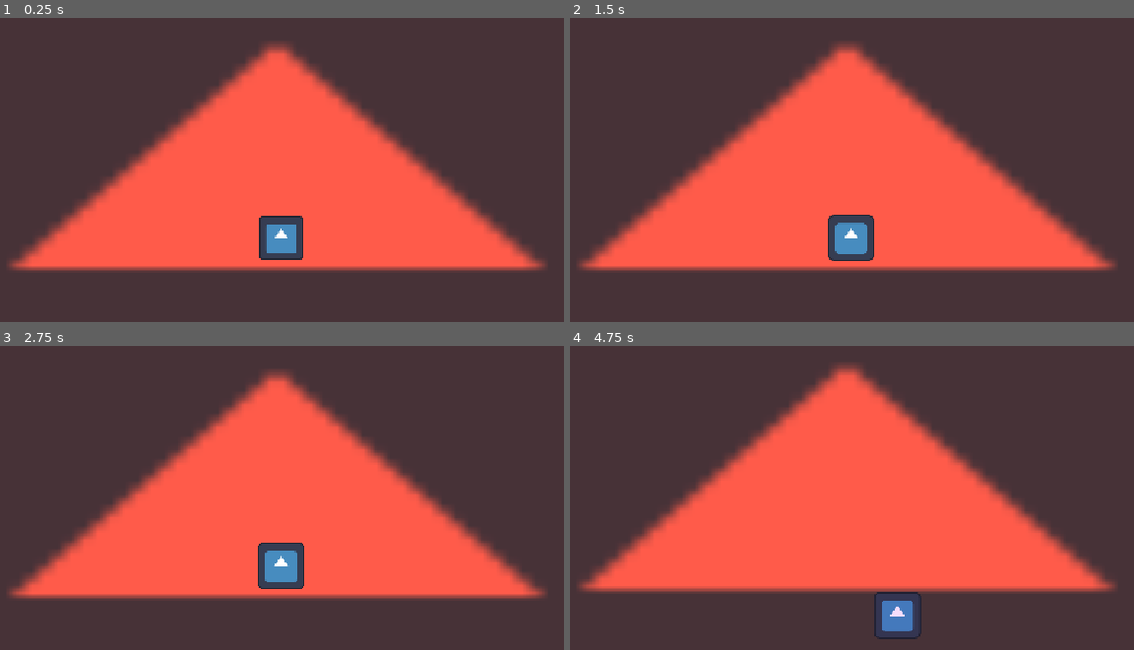
Above: before the commit, frames 1-4 (two rows, left to right).
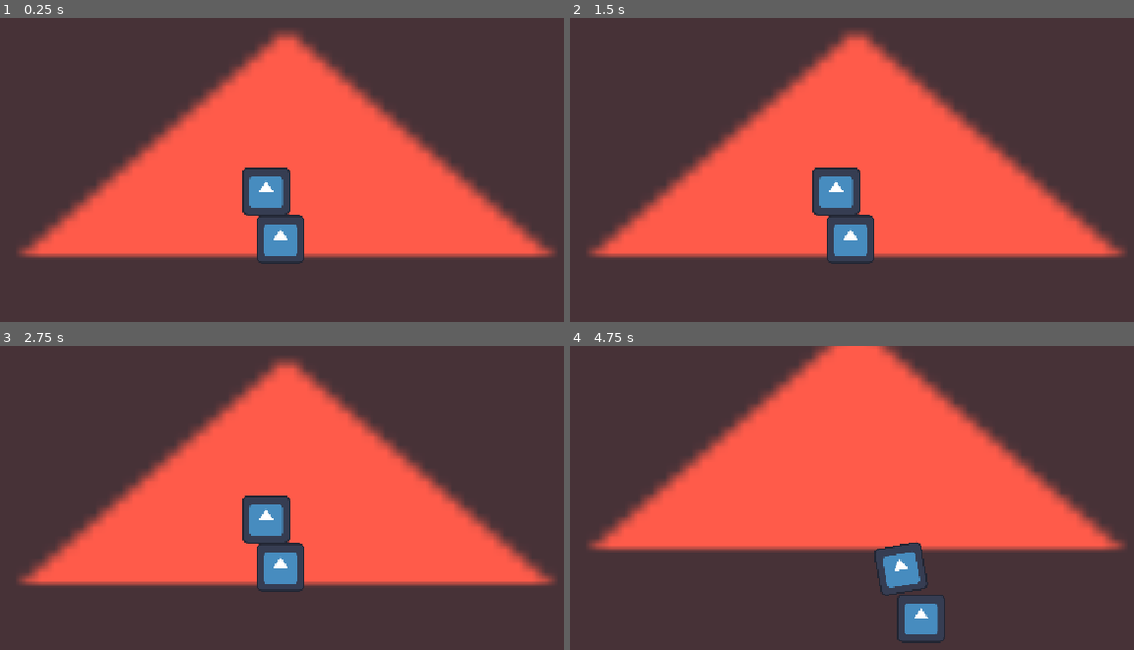
Above: after the commit, the same moments.

Repository: MBerkayY33/Gaypcan
Game: Godot game, scene res://Scenes/world.tscn
Same seed, same stepped clock (60 frames per second), same inputs: the game is played once before the commit and once after it. The engine's default icon, where the game draws it, is replaced by a stand-in: a white triangle on a blue panel in a dark square.
Inputs:
- Up to frame 1 (0.25 s): no input
- Up to frame 2 (1.5 s): no input
- Up to frame 3 (2.75 s): tap Enter at 2 s
- Up to frame 4 (4.75 s): tap Space at 2.75 s

The runs differ from the first frame. In frame 1, 15% of the frame differs, in the area x 1-99%, y 3-84%; in frame 2, 15%; in frame 3, 15%; in frame 4, 30%, in the area x 1-99%, y 0-98%.

Commit message:
Bodypart Düzeni
Karakter birbirine bağlanabilir vücut parçalarından oluşacak şekilde ayarlandı. Vücut parçaları karakterin hareketleriyle beraber uyumlu hareket ediyor

Diff:
--- /dev/null
+++ b/Scenes/body_part.tscn
@@ -0,0 +1,84 @@
+[gd_scene format=3 uid="uid://clwtp6g4utiox"]
+
+[ext_resource type="Texture2D" uid="uid://nta6qhwrpy7p" path="res://Assests/icon.svg" id="1_flqu8"]
+[ext_resource type="Script" uid="uid://d1xajenok73jy" path="res://Scripts/Core/body_part.gd" id="2_script"]
+
+[sub_resource type="RectangleShape2D" id="RectangleShape2D_body"]
+size = Vector2(70, 70)
+
+[node name="BodyPart" type="RigidBody2D" unique_id=1913924471]
+gravity_scale = 0.0
+script = ExtResource("2_script")
+
+[node name="Sprite2D" type="Sprite2D" parent="." unique_id=52247722]
+scale = Vector2(0.55, 0.55)
+texture = ExtResource("1_flqu8")
+
+[node name="CollisionShape2D" type="CollisionShape2D" parent="." unique_id=1026719464]
+shape = SubResource("RectangleShape2D_body")
+
+[node name="Joints" type="Node2D" parent="." unique_id=982682196]
+
+[node name="Top_1" type="PinJoint2D" parent="Joints" unique_id=1508301444]
+position = Vector2(-21, -35)
+node_a = NodePath("../..")
+
+[node name="Top_2" type="PinJoint2D" parent="Joints" unique_id=393550254]
+position = Vector2(-7, -35)
+node_a = NodePath("../..")
+
+[node name="Top_3" type="PinJoint2D" parent="Joints" unique_id=2023220476]
+position = Vector2(7, -35)
+node_a = NodePath("../..")
+
+[node name="Top_4" type="PinJoint2D" parent="Joints" unique_id=1451020959]
+position = Vector2(21, -35)
+node_a = NodePath("../..")
+
+[node name="Bottom_1" type="PinJoint2D" parent="Joints" unique_id=82206106]
+position = Vector2(-21, 35)
+node_a = NodePath("../..")
+
+[node name="Bottom_2" type="PinJoint2D" parent="Joints" unique_id=237089777]
+position = Vector2(-7, 35)
+node_a = NodePath("../..")
+
+[node name="Bottom_3" type="PinJoint2D" parent="Joints" unique_id=1100520821]
+position = Vector2(7, 35)
+node_a = NodePath("../..")
+
+[node name="Bottom_4" type="PinJoint2D" parent="Joints" unique_id=1168853322]
+position = Vector2(21, 35)
+node_a = NodePath("../..")
+
+[node name="Left_1" type="PinJoint2D" parent="Joints" unique_id=1377166040]
+position = Vector2(-35, -21)
+node_a = NodePath("../..")
+
+[node name="Left_2" type="PinJoint2D" parent="Joints" unique_id=898607790]
+position = Vector2(-35, -7)
+node_a = NodePath("../..")
+
+[node name="Left_3" type="PinJoint2D" parent="Joints" unique_id=258514249]
+position = Vector2(-35, 7)
+node_a = NodePath("../..")
+
+[node name="Left_4" type="PinJoint2D" parent="Joints" unique_id=265715466]
+position = Vector2(-35, 21)
+node_a = NodePath("../..")
+
+[node name="Right_1" type="PinJoint2D" parent="Joints" unique_id=1985283140]
+position = Vector2(35, -21)
+node_a = NodePath("../..")
+
+[node name="Right_2" type="PinJoint2D" parent="Joints" unique_id=331668886]
+position = Vector2(35, -7)
+node_a = NodePath("../..")
+
+[node name="Right_3" type="PinJoint2D" parent="Joints" unique_id=1466049191]
+position = Vector2(35, 7)
+node_a = NodePath("../..")
+
+[node name="Right_4" type="PinJoint2D" parent="Joints" unique_id=1097464511]
+position = Vector2(35, 21)
+node_a = NodePath("../..")
--- a/Scenes/gaypcan.tscn
+++ b/Scenes/gaypcan.tscn
@@ -1,39 +1,15 @@
 [gd_scene format=3 uid="uid://c7yghprryti1q"]
 
-[ext_resource type="Script" uid="uid://cfu36f7gstsr6" path="res://Scripts/Gaypcan/gaypcan.gd" id="1_script"]
-[ext_resource type="Texture2D" uid="uid://nta6qhwrpy7p" path="res://Assests/icon.svg" id="2_icon"]
+[ext_resource type="Script" uid="uid://cfu36f7gstsr6" path="res://Scripts/Gaypcan/gaypcan.gd" id="1_ywcne"]
+[ext_resource type="PackedScene" uid="uid://clwtp6g4utiox" path="res://Scenes/body_part.tscn" id="2_ys7nj"]
 [ext_resource type="Script" uid="uid://drrjusv4bd5to" path="res://Scripts/Gaypcan/states/idle_state.gd" id="3_idle"]
 [ext_resource type="Script" uid="uid://bxo0cw8v38rwe" path="res://Scripts/Gaypcan/states/walk_state.gd" id="4_walk"]
 
-[sub_resource type="CircleShape2D" id="CircleShape2D_1"]
-radius = 16.0
+[sub_resource type="RectangleShape2D" id="RectangleShape2D_yf5fn"]
+size = Vector2(63.51, 20)
 
 [sub_resource type="Animation" id="Animation_ys7nj"]
 length = 0.001
-tracks/0/type = "value"
-tracks/0/imported = false
-tracks/0/enabled = true
-tracks/0/path = NodePath("Sprite2D:scale")
-tracks/0/interp = 1
-tracks/0/loop_wrap = true
-tracks/0/keys = {
-"times": PackedFloat32Array(0),
-"transitions": PackedFloat32Array(1),
-"update": 0,
-"values": [Vector2(0.5, 0.5)]
-}
-tracks/1/type = "value"
-tracks/1/imported = false
-tracks/1/enabled = true
-tracks/1/path = NodePath("Sprite2D:modulate")
-tracks/1/interp = 1
-tracks/1/loop_wrap = true
-tracks/1/keys = {
-"times": PackedFloat32Array(0),
-"transitions": PackedFloat32Array(1),
-"update": 0,
-"values": [Color(1, 1, 1, 1)]
-}
 
 [sub_resource type="Animation" id="Animation_ywcne"]
 resource_name = "idle"
@@ -44,46 +20,10 @@
 "name": &"new_marker_2",
 "time": -1.3666667
 }]
-tracks/0/type = "value"
-tracks/0/imported = false
-tracks/0/enabled = true
-tracks/0/path = NodePath("Sprite2D:scale")
-tracks/0/interp = 1
-tracks/0/loop_wrap = true
-tracks/0/keys = {
-"times": PackedFloat32Array(0, 1),
-"transitions": PackedFloat32Array(1, 1),
-"update": 0,
-"values": [Vector2(0.5, 0.5), Vector2(0.5546875, 0.546875)]
-}
 
 [sub_resource type="Animation" id="Animation_rxur6"]
 resource_name = "walk"
 loop_mode = 1
-tracks/0/type = "value"
-tracks/0/imported = false
-tracks/0/enabled = true
-tracks/0/path = NodePath("Sprite2D:scale")
-tracks/0/interp = 1
-tracks/0/loop_wrap = true
-tracks/0/keys = {
-"times": PackedFloat32Array(0, 0.5),
-"transitions": PackedFloat32Array(1, 1),
-"update": 0,
-"values": [Vector2(0.5, 0.5), Vector2(0.62890625, 0.609375)]
-}
-tracks/1/type = "value"
-tracks/1/imported = false
-tracks/1/enabled = true
-tracks/1/path = NodePath("Sprite2D:modulate")
-tracks/1/interp = 1
-tracks/1/loop_wrap = true
-tracks/1/keys = {
-"times": PackedFloat32Array(0, 0.51),
-"transitions": PackedFloat32Array(1, 1),
-"update": 0,
-"values": [Color(1, 1, 1, 1), Color(0.86634344, 0.5095874, 0.93648887, 1)]
-}
 
 [sub_resource type="AnimationLibrary" id="AnimationLibrary_ys7nj"]
 _data = {
@@ -119,15 +59,15 @@
 graph_offset = Vector2(-87.816216, 0)
 
 [node name="Gaypcan" type="CharacterBody2D" unique_id=1344987193]
-script = ExtResource("1_script")
+script = ExtResource("1_ywcne")
+walk_speed = 100.0
 
-[node name="Sprite2D" type="Sprite2D" parent="." unique_id=956760423]
-position = Vector2(1, -2)
-scale = Vector2(0.5, 0.5)
-texture = ExtResource("2_icon")
+[node name="CevreKontrol" type="Node2D" parent="." unique_id=1174661716]
+visible = false
 
-[node name="CollisionShape2D" type="CollisionShape2D" parent="." unique_id=1100029131]
-shape = SubResource("CircleShape2D_1")
+[node name="ZeminKontrol" type="ShapeCast2D" parent="CevreKontrol" unique_id=139933779]
+shape = SubResource("RectangleShape2D_yf5fn")
+target_position = Vector2(1, 41)
 
 [node name="AnimationPlayer" type="AnimationPlayer" parent="." unique_id=1593886793]
 libraries/ = SubResource("AnimationLibrary_ys7nj")
@@ -136,13 +76,22 @@
 tree_root = SubResource("AnimationNodeStateMachine_pwnhl")
 anim_player = NodePath("../AnimationPlayer")
 
-[node name="Idle" type="Node" parent="." unique_id=1999822608]
-script = ExtResource("3_idle")
-
-[node name="Walk" type="Node" parent="." unique_id=618731249]
-script = ExtResource("4_walk")
-
 [node name="Camera2D" type="Camera2D" parent="." unique_id=1413804993]
 position_smoothing_enabled = true
 drag_horizontal_enabled = true
 drag_vertical_enabled = true
+
+[node name="Govde" parent="." unique_id=388394541 instance=ExtResource("2_ys7nj")]
+freeze = true
+top_1 = NodePath("../Kol")
+
+[node name="Kol" parent="." unique_id=453475103 instance=ExtResource("2_ys7nj")]
+position = Vector2(-21, -70)
+
+[node name="States" type="Node" parent="." unique_id=1455359361]
+
+[node name="Idle" type="Node" parent="States" unique_id=1999822608]
+script = ExtResource("3_idle")
+
+[node name="Walk" type="Node" parent="States" unique_id=618731249]
+script = ExtResource("4_walk")
--- a/Scenes/world.tscn
+++ b/Scenes/world.tscn
@@ -12,4 +12,4 @@
 texture = ExtResource("2_go701")
 
 [node name="Gaypcan" parent="." unique_id=1344987193 instance=ExtResource("1_a02cp")]
-position = Vector2(570, 298)
+position = Vector2(556, 317)
--- /dev/null
+++ b/Scripts/Core/body_part.gd
@@ -0,0 +1,247 @@
+@tool
+extends RigidBody2D
+
+## Modüler Vücut Parçası — 16 Bağlantı Noktalı Fiziksel Parça
+## Her kenarında 4 adet eklem (PinJoint2D) bulunur.
+## Inspector'dan hedef parçaları atayarak fiziksel bağlantı kurabilirsiniz.
+## Editable Children açmanıza gerek yoktur.
+
+# ==========================================
+# TOP CONNECTIONS
+# ==========================================
+@export_group("Top Connections")
+
+@export var top_1: NodePath:
+	set(v):
+		top_1 = v
+		_update_joint("Top_1", v)
+
+@export var top_2: NodePath:
+	set(v):
+		top_2 = v
+		_update_joint("Top_2", v)
+
+@export var top_3: NodePath:
+	set(v):
+		top_3 = v
+		_update_joint("Top_3", v)
+
+@export var top_4: NodePath:
+	set(v):
+		top_4 = v
+		_update_joint("Top_4", v)
+
+# ==========================================
+# BOTTOM CONNECTIONS
+# ==========================================
+@export_group("Bottom Connections")
+
+@export var bottom_1: NodePath:
+	set(v):
+		bottom_1 = v
+		_update_joint("Bottom_1", v)
+
+@export var bottom_2: NodePath:
+	set(v):
+		bottom_2 = v
+		_update_joint("Bottom_2", v)
+
+@export var bottom_3: NodePath:
+	set(v):
+		bottom_3 = v
+		_update_joint("Bottom_3", v)
+
+@export var bottom_4: NodePath:
+	set(v):
+		bottom_4 = v
+		_update_joint("Bottom_4", v)
+
+# ==========================================
+# LEFT CONNECTIONS
+# ==========================================
+@export_group("Left Connections")
+
+@export var left_1: NodePath:
+	set(v):
+		left_1 = v
+		_update_joint("Left_1", v)
+
+@export var left_2: NodePath:
+	set(v):
+		left_2 = v
+		_update_joint("Left_2", v)
+
+@export var left_3: NodePath:
+	set(v):
+		left_3 = v
+		_update_joint("Left_3", v)
+
+@export var left_4: NodePath:
+	set(v):
+		left_4 = v
+		_update_joint("Left_4", v)
+
+# ==========================================
+# RIGHT CONNECTIONS
+# ==========================================
+@export_group("Right Connections")
+
+@export var right_1: NodePath:
+	set(v):
+		right_1 = v
+		_update_joint("Right_1", v)
+
+@export var right_2: NodePath:
+	set(v):
+		right_2 = v
+		_update_joint("Right_2", v)
+
+@export var right_3: NodePath:
+	set(v):
+		right_3 = v
+		_update_joint("Right_3", v)
+
+@export var right_4: NodePath:
+	set(v):
+		right_4 = v
+		_update_joint("Right_4", v)
+
+
+# ==========================================
+# YAŞAM DÖNGÜSÜ
+# ==========================================
+
+func _ready() -> void:
+	# Eğer oyun çalışıyorsa ve bu parça hareketli bir uzuv ise (Gövde değilse)
+	if not Engine.is_editor_hint():
+		if not freeze:
+			var g_pos = global_position
+			var g_rot = global_rotation
+			top_level = true # Ebeveynin hareketini kopyalama, fizikle sürüklen!
+			global_position = g_pos
+			global_rotation = g_rot
+			can_sleep = false # Hareketsizken uyku moduna geçip donmasını engelle
+
+	# Tüm düğümler sahneye eklendikten sonra bağlantıları kur
+	call_deferred("_apply_all_joints")
+
+
+func _apply_all_joints() -> void:
+	_update_joint("Top_1", top_1)
+	_update_joint("Top_2", top_2)
+	_update_joint("Top_3", top_3)
+	_update_joint("Top_4", top_4)
+	_update_joint("Bottom_1", bottom_1)
+	_update_joint("Bottom_2", bottom_2)
+	_update_joint("Bottom_3", bottom_3)
+	_update_joint("Bottom_4", bottom_4)
+	_update_joint("Left_1", left_1)
+	_update_joint("Left_2", left_2)
+	_update_joint("Left_3", left_3)
+	_update_joint("Left_4", left_4)
+	_update_joint("Right_1", right_1)
+	_update_joint("Right_2", right_2)
+	_update_joint("Right_3", right_3)
+	_update_joint("Right_4", right_4)
+
+
+# ==========================================
+# EKLEM GÜNCELLEME
+# ==========================================
+
+## Inspector'dan atanan NodePath'i alıp, ilgili PinJoint2D'nin node_b'sine
+## doğru yolu hesaplayarak atar.
+func _update_joint(joint_name: String, target_path: NodePath) -> void:
+	if not is_inside_tree():
+		return
+
+	var joint = get_node_or_null("Joints/" + joint_name)
+	if not joint or not joint is PinJoint2D:
+		return
+
+	if target_path.is_empty():
+		joint.node_b = NodePath("")
+		return
+
+	var target = get_node_or_null(target_path)
+	if not target:
+		return
+
+	# Eğer bu hedef başka bir slota zaten atanmışsa, onu temizle (Aynı parçayı 2 yere bağlamayı engelle)
+	_clear_duplicates(joint_name, target_path)
+
+	# PinJoint2D'nin node_b'si, joint'in kendisine göre göreceli yol bekler.
+	joint.node_b = joint.get_path_to(target)
+
+# ==========================================
+# EDİTÖR İÇİ HİZALAMA (SNAPPING)
+# ==========================================
+func _process(delta: float) -> void:
+	if Engine.is_editor_hint():
+		_snap_all_attached_parts()
+
+func _snap_all_attached_parts() -> void:
+	var all_joints = [
+		"Top_1", "Top_2", "Top_3", "Top_4",
+		"Bottom_1", "Bottom_2", "Bottom_3", "Bottom_4",
+		"Left_1", "Left_2", "Left_3", "Left_4",
+		"Right_1", "Right_2", "Right_3", "Right_4"
+	]
+
+	for j_name in all_joints:
+		var target_path = get(j_name.to_lower())
+		if target_path and not target_path.is_empty():
+			var target = get_node_or_null(target_path)
+			var joint = get_node_or_null("Joints/" + j_name)
+			if target and target is Node2D and joint:
+				# Eklem yönüne göre parçanın dışa doğru offset'ini belirle (35 px merkezden kenara)
+				var offset = Vector2.ZERO
+				if j_name.begins_with("Top"): offset = Vector2(0, -35)
+				elif j_name.begins_with("Bottom"): offset = Vector2(0, 35)
+				elif j_name.begins_with("Left"): offset = Vector2(-35, 0)
+				elif j_name.begins_with("Right"): offset = Vector2(35, 0)
+
+				# Hedefin rotasyonunu hesaba katarak offset'i çevir
+				var rotated_offset = offset.rotated(global_rotation)
+				target.global_position = joint.global_position + rotated_offset
+
+func _clear_duplicates(current_joint: String, target_path: NodePath) -> void:
+	if target_path.is_empty():
+		return
+
+	var all_joints = [
+		"Top_1", "Top_2", "Top_3", "Top_4",
+		"Bottom_1", "Bottom_2", "Bottom_3", "Bottom_4",
+		"Left_1", "Left_2", "Left_3", "Left_4",
+		"Right_1", "Right_2", "Right_3", "Right_4"
+	]
+
+	for j_name in all_joints:
+		if j_name == current_joint:
+			continue
+		var prop_name = j_name.to_lower()
+		if get(prop_name) == target_path:
+			# Eğer Inspector'da başka bir slot bu parçaya bakıyorsa onu boşalt
+			set(prop_name, NodePath(""))
+			var old_joint = get_node_or_null("Joints/" + j_name)
+			if old_joint and old_joint is PinJoint2D:
+				old_joint.node_b = NodePath("")
+
+# ==========================================
+# FİZİK VE SALLANMA ETKİSİ
+# ==========================================
+func _integrate_forces(state: PhysicsDirectBodyState2D) -> void:
+	if Engine.is_editor_hint():
+		return
+	if freeze:
+		return
+
+	# Uzuvların hareket ederken hafifçe sallanıp sonra orijinal açılarına dönmesini sağlar
+	var target_rotation = 0.0
+	var angle_diff = wrapf(target_rotation - rotation, -PI, PI)
+
+	# Yayı andıran bir tork uygula (Daha organik olması için azaltıldı)
+	state.apply_torque(angle_diff * 4000.0)
+
+	# Aşırı sallanmayı durdurmak için açısal sönümleme
+	state.angular_velocity *= 0.90
--- a/Scripts/Core/creature.gd
+++ b/Scripts/Core/creature.gd
@@ -67,6 +67,17 @@
 	_setup_animation_tree()
 	_set_initial_state()
 
+# =============================================
+# UPDATE
+# =============================================
+
+func _physics_process(delta: float) -> void:
+	if current_state:
+		current_state.update(delta)
+
+	_update_animation()
+	move_and_slide()
+
 
 ## Sahne ağacında Sprite2D veya AnimatedSprite2D bulur.
 func _find_sprite_node() -> void:
@@ -78,7 +89,10 @@
 
 ## Sahne ağacındaki tüm CreatureState çocuklarını bulur ve kaydeder.
 func _discover_states() -> void:
-	for child in get_children():
+	var states_parent = get_node_or_null("States")
+	var nodes_to_check = states_parent.get_children() if states_parent else get_children()
+
+	for child in nodes_to_check:
 		if child is CreatureState:
 			var state_name: String = child.name.to_lower()
 			states[state_name] = child
@@ -109,18 +123,6 @@
 		push_error("[%s] Başlangıç durumu '%s' bulunamadı! Mevcut: %s" % [
 			_get_creature_name(), initial_state_name, states.keys()
 		])
-
-
-# =============================================
-# UPDATE
-# =============================================
-
-func _physics_process(delta: float) -> void:
-	if current_state:
-		current_state.update(delta)
-
-	_update_animation()
-	move_and_slide()
 
 
 # =============================================
--- a/Scripts/Core/creature_state.gd
+++ b/Scripts/Core/creature_state.gd
@@ -12,15 +12,12 @@
 # TEMEL FONKSİYONLAR (Override edilecekler)
 # =============================================
 
-## Duruma girildiğinde 1 kez çağrılır.
 func enter() -> void:
 	pass
 
-## Her fizik karesinde çağrılır (~60 FPS).
 func update(delta: float) -> void:
 	pass
 
-## Durumdan çıkılırken 1 kez çağrılır.
 func exit() -> void:
 	pass
 
--- a/project.godot
+++ b/project.godot
@@ -23,6 +23,8 @@
 [physics]
 
 3d/physics_engine="Jolt Physics"
+2d/default_gravity=0.0
+2d/default_gravity_vector=Vector2(0, 0)
 
 [rendering]
 
Not shown, added: Scripts/Core/body_part.gd.uid
